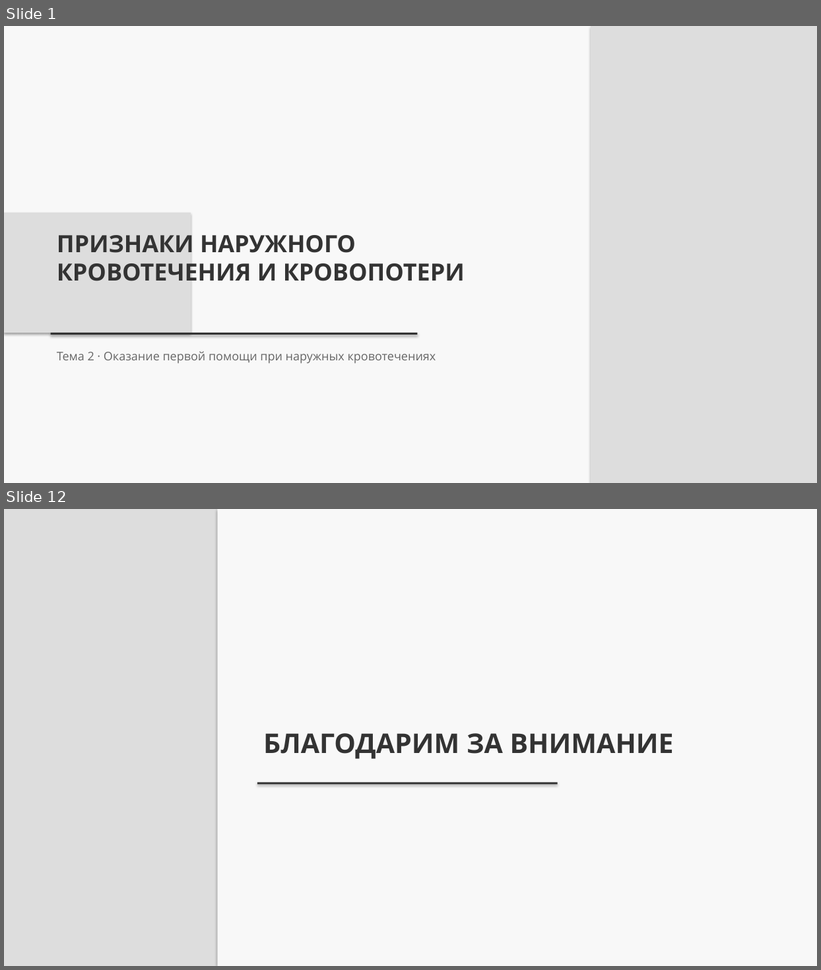
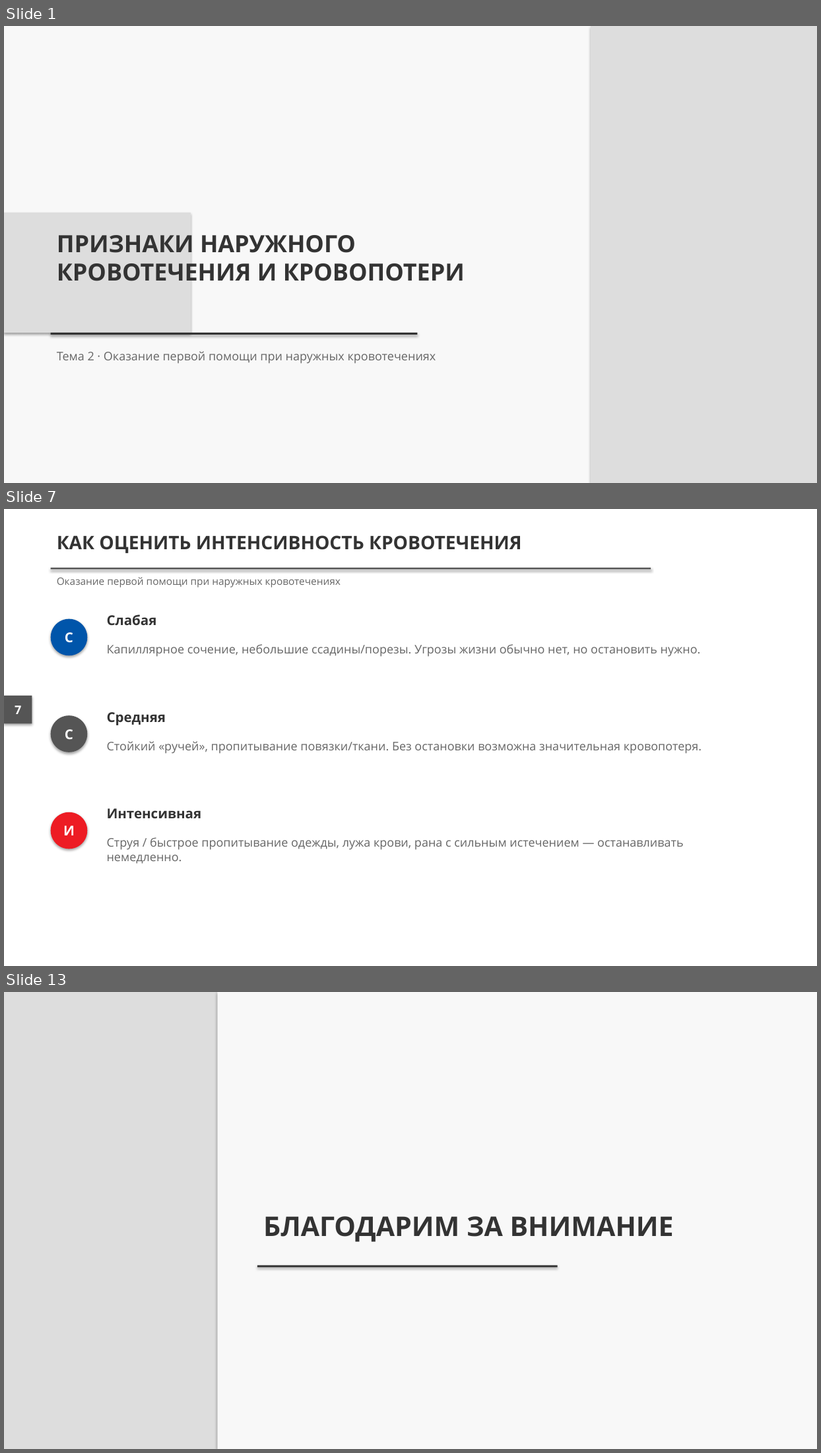
Before and after one commit to lysakalenushka-hash/-, a slide deck: presentations/out/Признаки_наружного_кровотечения_и_кровопотери.pptx. Shown one above the other, each under a label of ours: slides 1 and 12 before the commit, slides 1, 7 and 13 after it; the slides between them are not shown. The pictures are 821x970 and 821x1453 pixels, drawn with LibreOffice and Linux fonts; fonts in the diff are those of the drawing. Boxes give left, top, right and bottom in pixels: in the first picture for what was removed or moved away, otherwise in the second. Text is boxed around its words. In the diff, an @@ line names an element or a change of style, - is before the commit and + after.

```diff
--- a/presentations/out/Признаки_наружного_кровотечения_и_кровопотери.pptx
+++ b/presentations/out/Признаки_наружного_кровотечения_и_кровопотери.pptx
@@ slide 7 added at box(4, 509, 817, 966), background #FFFFFF @@
@@ rectangle added at box(4, 509, 817, 966), fill #FFFFFF @@
@@ text added at box(57, 535, 522, 553), 22 pt, text #333333, bold @@
+КАК ОЦЕНИТЬ ИНТЕНСИВНОСТЬ КРОВОТЕЧЕНИЯ
@@ rectangle added at box(51, 568, 651, 569), fill #555555 @@
@@ text added at box(57, 577, 341, 588), 12 pt, text #666666 @@
+Оказание первой помощи при наружных кровотечениях
@@ ellipse added at box(51, 619, 88, 656), fill #0055AA @@
@@ text added at box(107, 615, 157, 625), 16 pt, text #333333, bold @@
+Слабая
@@ text added at box(65, 632, 73, 643), 16 pt, text #FFFFFF, bold @@
+С
@@ text added at box(107, 644, 701, 657), 14 pt, text #666666 @@
+Капиллярное сочение, небольшие ссадины/порезы. Угрозы жизни обычно нет, но остановить нужно.
@@ rectangle added at box(4, 696, 32, 723), fill #555555 @@
@@ text added at box(15, 706, 21, 714), 14 pt, text #FFFFFF, bold @@
+7
@@ ellipse added at box(51, 716, 88, 753), fill #555555 @@
@@ text added at box(107, 712, 166, 725), 16 pt, text #333333, bold @@
+Средняя
@@ text added at box(65, 729, 73, 739), 16 pt, text #FFFFFF, bold @@
+С
@@ text added at box(107, 741, 702, 754), 14 pt, text #666666 @@
+Стойкий «ручей», пропитывание повязки/ткани. Без остановки возможна значительная кровопотеря.
@@ ellipse added at box(51, 813, 88, 850), fill #ED1C24 @@
@@ text added at box(107, 809, 202, 819), 16 pt, text #333333, bold @@
+Интенсивная
@@ text added at box(63, 826, 75, 836), 16 pt, text #FFFFFF, bold @@
+И
@@ text added at box(107, 838, 683, 864), 14 pt, text #666666 @@
+Струя / быстрое пропитывание одежды, лужа крови, рана с сильным истечением — останавливать немедленно.
@@ what was slide 12 is now slide 13 @@
```
Also in this commit, not shown: 2 slides changed, 8 other slides added, 8 slides removed, 3 other files.
